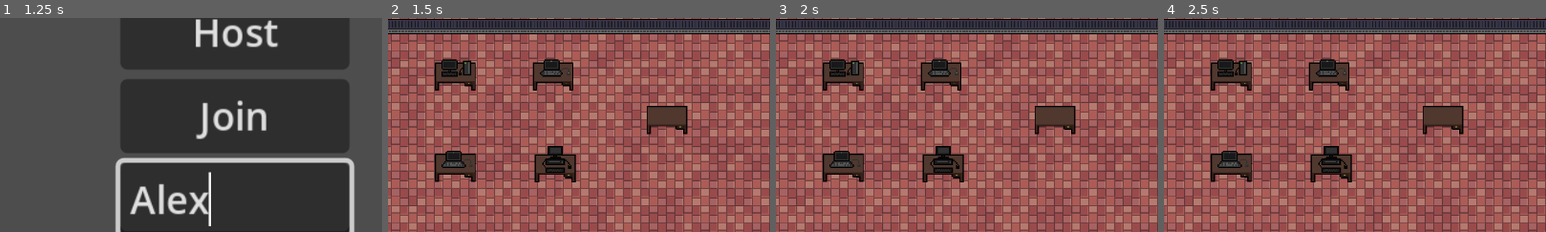
Above: before the commit, frames 1-4 (left to right).
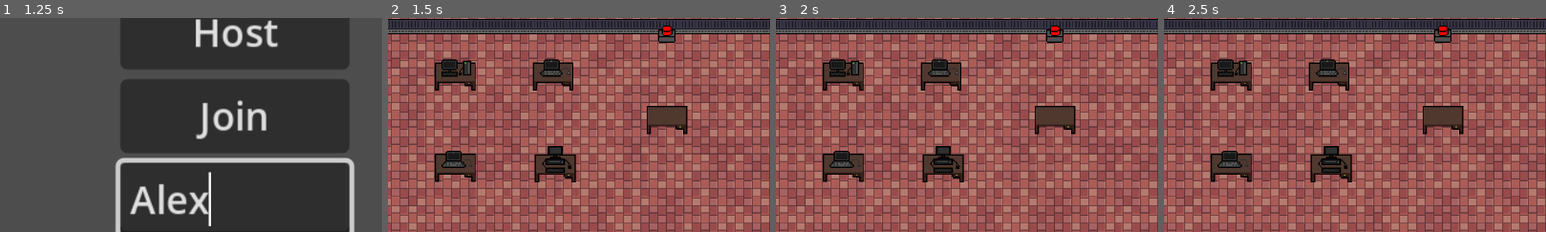
Above: after the commit, the same moments.

Repository: JoseNeto5689/CoopGame
Game: Godot game, scene res://scenes/main/main.tscn
Same seed, same stepped clock (60 frames per second), same inputs: the game is played once before the commit and once after it.
Inputs (mouse positions are % of the whole screen's width and height, from its top left):
- Up to frame 1 (1.25 s): click (50, 60) at 0.52 s; type "Alex" at 0.6 s
- Up to frame 2 (1.5 s): click "Start Game" at 1.25 s
- Up to frame 3 (2 s): no input
- Up to frame 4 (2.5 s): tap Enter at 2 s; hold D (right) from 2.03 s (still down); hold E (interact) from 2.03 s (still down)
The pictures show only the part of the screen within x 19-69%, y 18-68%; the shares and areas given below are measured in that part.

Frame 1 is identical in both runs. In frame 2, 0.3% of the frame differs, in the area x 70-76%, y 3-12%; in frame 3, 0.3%; in frame 4, 0.3%.

Commit message:
Add button to go to the next robot

Diff:
--- /dev/null
+++ b/RobotFactory/scenes/button/button_next.gd
@@ -0,0 +1,39 @@
+extends Node2D
+
+@export var button_not_pressed_sprite : CompressedTexture2D
+
+@export var button_pressed_sprite : CompressedTexture2D
+
+@onready var image := $Sprite2D
+
+signal player_entered_button_area(player_id: int)
+signal player_exited_button_area(player_id: int)
+signal button_has_been_pressed
+
+var is_animation_concluded := false
+
+func animation_changed(status: bool):
+	is_animation_concluded = status
+
+func button_press(pressed: bool):
+	if pressed:
+		image.texture = button_pressed_sprite
+	else:
+		image.texture = button_not_pressed_sprite
+
+
+func _on_button_area_body_entered(body: Node2D) -> void:
+	player_entered_button_area.emit(body.id)
+
+@rpc("any_peer", "call_local")
+func button_pressed():
+	if(is_animation_concluded):
+		button_press(true)
+		button_has_been_pressed.emit()
+		await get_tree().create_timer(0.3).timeout
+		button_press(false)
+
+
+
+func _on_button_area_body_exited(body: Node2D) -> void:
+	player_exited_button_area.emit(body.id)
--- /dev/null
+++ b/RobotFactory/scenes/button/button_next.tscn
@@ -0,0 +1,37 @@
+[gd_scene load_steps=6 format=3 uid="uid://c2q1253bulhsu"]
+
+[ext_resource type="Script" uid="uid://c51sff40tiurh" path="res://scenes/button/button_next.gd" id="1_6sp3h"]
+[ext_resource type="Texture2D" uid="uid://demfvcec74lxj" path="res://assets/sprites/own/buttons/Button_0001.png" id="2_gfyjt"]
+[ext_resource type="Texture2D" uid="uid://b85cwl1cbkrvy" path="res://assets/sprites/own/buttons/Button_0002.png" id="3_j8oyg"]
+
+[sub_resource type="RectangleShape2D" id="RectangleShape2D_gfyjt"]
+size = Vector2(16, 7)
+
+[sub_resource type="RectangleShape2D" id="RectangleShape2D_j8oyg"]
+size = Vector2(16, 7)
+
+[node name="ButtonNext" type="Node2D"]
+script = ExtResource("1_6sp3h")
+button_not_pressed_sprite = ExtResource("2_gfyjt")
+button_pressed_sprite = ExtResource("3_j8oyg")
+
+[node name="Sprite2D" type="Sprite2D" parent="."]
+texture_filter = 1
+texture = ExtResource("2_gfyjt")
+
+[node name="ButtonArea" type="Area2D" parent="."]
+collision_layer = 8
+
+[node name="CollisionShape2D" type="CollisionShape2D" parent="ButtonArea"]
+position = Vector2(0, 4.5)
+shape = SubResource("RectangleShape2D_gfyjt")
+
+[node name="ButtonBody" type="StaticBody2D" parent="."]
+collision_layer = 4
+
+[node name="CollisionShape2D" type="CollisionShape2D" parent="ButtonBody"]
+position = Vector2(0, -2.5)
+shape = SubResource("RectangleShape2D_j8oyg")
+
+[connection signal="body_entered" from="ButtonArea" to="." method="_on_button_area_body_entered"]
+[connection signal="body_exited" from="ButtonArea" to="." method="_on_button_area_body_exited"]
--- a/RobotFactory/scenes/computer/computer.gd
+++ b/RobotFactory/scenes/computer/computer.gd
@@ -12,7 +12,7 @@
 
 signal player_entered_pc(id: int, pc_id: int)
 signal player_exited_pc(id: int, pc_id: int)
-signal pc_fixed()
+signal pc_fixed
 signal item_used
 
 var tween_turning_off : Tween
@@ -116,3 +116,11 @@
 			explosion.hide()
 		)
 		await get_tree().create_timer(0.15).timeout
+
+
+func _enter_area_behind_pc(body: Node2D) -> void:
+	body.z_index -= 1
+
+
+func _exit_area_behind_pc(body: Node2D) -> void:
+	body.z_index += 1
--- a/RobotFactory/scenes/computer/computer.tscn
+++ b/RobotFactory/scenes/computer/computer.tscn
@@ -16,7 +16,7 @@
 [ext_resource type="Texture2D" uid="uid://dcf4kpgfhljpr" path="res://assets/sprites/explosion/12.png" id="13_re0mp"]
 
 [sub_resource type="RectangleShape2D" id="RectangleShape2D_8d7te"]
-size = Vector2(38, 20)
+size = Vector2(38, 12.0649)
 
 [sub_resource type="RectangleShape2D" id="RectangleShape2D_5o8iy"]
 size = Vector2(38, 19)
@@ -63,7 +63,11 @@
 "speed": 10.0
 }]
 
+[sub_resource type="RectangleShape2D" id="RectangleShape2D_8it8f"]
+size = Vector2(37.5663, 7.60578)
+
 [node name="PC" type="Node2D"]
+z_index = 1
 script = ExtResource("1_srgvo")
 pc_id = 1
 time_for_conclude = 5
@@ -75,13 +79,12 @@
 texture = ExtResource("3_8it8f")
 
 [node name="StaticBody2D" type="StaticBody2D" parent="."]
-visible = false
 position = Vector2(0, 2)
 collision_layer = 4
 collision_mask = 0
 
 [node name="CollisionShape2D" type="CollisionShape2D" parent="StaticBody2D"]
-position = Vector2(0, -7)
+position = Vector2(0, -3.03246)
 shape = SubResource("RectangleShape2D_8d7te")
 
 [node name="Area2D" type="Area2D" parent="."]
@@ -157,6 +160,15 @@
 frame = 8
 frame_progress = 1.0
 
+[node name="BehindPC" type="Area2D" parent="."]
+collision_layer = 8
+
+[node name="CollisionShape2D" type="CollisionShape2D" parent="BehindPC"]
+position = Vector2(0.0799484, -11.2347)
+shape = SubResource("RectangleShape2D_8it8f")
+
 [connection signal="body_entered" from="Area2D" to="." method="_on_area_2d_body_entered"]
 [connection signal="body_exited" from="Area2D" to="." method="_on_area_2d_body_exited"]
 [connection signal="timeout" from="Timer" to="." method="_on_timer_timeout"]
+[connection signal="body_entered" from="BehindPC" to="." method="_enter_area_behind_pc"]
+[connection signal="body_exited" from="BehindPC" to="." method="_exit_area_behind_pc"]
--- a/RobotFactory/scenes/conveyor_belt/conveyor_belt_implemented.gd
+++ b/RobotFactory/scenes/conveyor_belt/conveyor_belt_implemented.gd
@@ -35,14 +35,15 @@
 	if last_robot and last_robot.progress_ratio >= 0.99:
 		last_robot.queue_free()
 	if last_robot:
-		last_robot.progress_ratio += progress * delta
+		last_robot.progress_ratio += (progress * delta)
 	if actual_robot:
-		actual_robot.progress_ratio += progress * delta
+		actual_robot.progress_ratio += (progress * delta)
 	$ConveyorBelt.change_speed(speed)
 
 
 func _on_animation_animation_finished(anim_name: StringName) -> void:
 	if anim_name == "stop":
+		actual_robot.progress_ratio = str(actual_robot.progress_ratio, 1).to_float()
 		animation_concluded.emit()
 
 
--- a/RobotFactory/scenes/game/game.gd
+++ b/RobotFactory/scenes/game/game.gd
@@ -35,6 +35,8 @@
 	for player in $Players.get_children():
 		player.given_usb_stick.connect(check_robot_in_conveyor_belt)
 		animation_concluded.connect(player.set_animation_status)
+
+	animation_concluded.connect($ButtonNext.animation_changed)
 
 	if multiplayer.is_server():
 		Global.sync_robots()
@@ -158,3 +160,18 @@
 	Global.update_money(-value)
 	var player = find_player_by_id(player_id)
 	player.get_item.rpc(item)
+
+
+func _on_button_next_player_entered_button_area(player_id: int) -> void:
+	var player = find_player_by_id(player_id)
+	player.interacting.connect($ButtonNext.button_pressed.rpc)
+
+
+func _on_button_next_button_has_been_pressed() -> void:
+	$ConveyorBelt.spawn_robot(Global.get_robot_name(robot_index))
+	robot_index+=1
+
+
+func _on_button_next_player_exited_button_area(player_id: int) -> void:
+	var player = find_player_by_id(player_id)
+	player.interacting.disconnect($ButtonNext.button_pressed.rpc)
--- a/RobotFactory/scenes/game/game.tscn
+++ b/RobotFactory/scenes/game/game.tscn
@@ -10,6 +10,7 @@
 [ext_resource type="Texture2D" uid="uid://dasows03n4uqd" path="res://assets/sprites/own/pc_3_0001.png" id="12_3xj4h"]
 [ext_resource type="Texture2D" uid="uid://bjadbo2vechr4" path="res://assets/sprites/own/pc_2_0001.png" id="12_vaxfo"]
 [ext_resource type="Texture2D" uid="uid://dbvic5c5jiuto" path="res://assets/sprites/own/pc_3_0002.png" id="13_pg2xm"]
+[ext_resource type="PackedScene" uid="uid://c2q1253bulhsu" path="res://scenes/button/button_next.tscn" id="13_uyinl"]
 [ext_resource type="PackedScene" uid="uid://cbnqodshx2kif" path="res://scenes/conveyor_belt/conveyor_belt_implemented.tscn" id="13_vaxfo"]
 [ext_resource type="PackedScene" uid="uid://1bgp4wmb7bh7" path="res://scenes/deployer/deployer.tscn" id="14_ftsea"]
 [ext_resource type="PackedScene" uid="uid://4xnw1sko17cx" path="res://scenes/market/market.tscn" id="14_otnwt"]
@@ -36,17 +37,14 @@
 [node name="ConveyorBelt" parent="." instance=ExtResource("13_vaxfo")]
 
 [node name="StaticBody2D" type="StaticBody2D" parent="ConveyorBelt"]
-visible = false
 collision_layer = 4
 collision_mask = 0
 
 [node name="CollisionShape2D" type="CollisionShape2D" parent="ConveyorBelt/StaticBody2D"]
-visible = false
-position = Vector2(313, 35.5)
+position = Vector2(313, 35)
 shape = SubResource("RectangleShape2D_vaxfo")
 
 [node name="Area2D" type="Area2D" parent="ConveyorBelt"]
-visible = false
 position = Vector2(327.322, 77.6742)
 collision_layer = 0
 
@@ -80,6 +78,9 @@
 pc_id = 4
 texture_on = ExtResource("17_8b66f")
 texture_off = ExtResource("11_5jirj")
+
+[node name="ButtonNext" parent="." instance=ExtResource("13_uyinl")]
+position = Vector2(360, 80)
 
 [node name="Deployer" parent="." instance=ExtResource("14_ftsea")]
 texture_filter = 1
@@ -178,6 +179,9 @@
 [connection signal="player_entered_pc" from="Computers/PC_4" to="." method="_on_pc_player_entered_pc"]
 [connection signal="player_exited_pc" from="Computers/PC_4" to="." method="_on_pc_player_exited_pc"]
 [connection signal="work_concluded" from="Computers/PC_4" to="." method="_on_pc_work_concluded"]
+[connection signal="button_has_been_pressed" from="ButtonNext" to="." method="_on_button_next_button_has_been_pressed"]
+[connection signal="player_entered_button_area" from="ButtonNext" to="." method="_on_button_next_player_entered_button_area"]
+[connection signal="player_exited_button_area" from="ButtonNext" to="." method="_on_button_next_player_exited_button_area"]
 [connection signal="enter_deployer_area" from="Deployer" to="." method="_on_player_enter_deployer_area"]
 [connection signal="exit_deployer_area" from="Deployer" to="." method="_on_player_exit_deployer_area"]
 [connection signal="item_buyed" from="Market" to="." method="_on_market_item_buyed"]
--- a/RobotFactory/scenes/player/player.tscn
+++ b/RobotFactory/scenes/player/player.tscn
@@ -410,10 +410,11 @@
 properties/1/replication_mode = 1
 
 [node name="Player" type="CharacterBody2D"]
+z_index = 1
 collision_mask = 5
 motion_mode = 1
 script = ExtResource("1_t82pu")
-SPEED = 100
+SPEED = 140
 usb_stick_img = ExtResource("4_p47bc")
 gpu_img = ExtResource("3_5gtgg")
 hd_img = ExtResource("4_h17s1")
@@ -436,8 +437,7 @@
 [node name="PlayerCamera" type="Camera2D" parent="."]
 limit_left = 0
 limit_top = 0
-position_smoothing_enabled = true
-rotation_smoothing_enabled = true
+position_smoothing_speed = 20.0
 rotation_smoothing_speed = 10.0
 
 [node name="Item" type="Sprite2D" parent="."]
Binary file added: RobotFactory/assets/sprites/own/buttons/Button_0001.png
Not shown, added: RobotFactory/assets/sprites/own/buttons/Button_0001.png.import
Binary file added: RobotFactory/assets/sprites/own/buttons/Button_0002.png
Not shown, added: RobotFactory/assets/sprites/own/buttons/Button_0002.png.import
Not shown, added: RobotFactory/scenes/button/button_next.gd.uid
Not shown: 1 places in RobotFactory/scenes/computer/computer.tscn that only renumber resources
Not shown: 1 places in RobotFactory/scenes/game/game.tscn that only renumber resources
Not shown, changed: README.md
